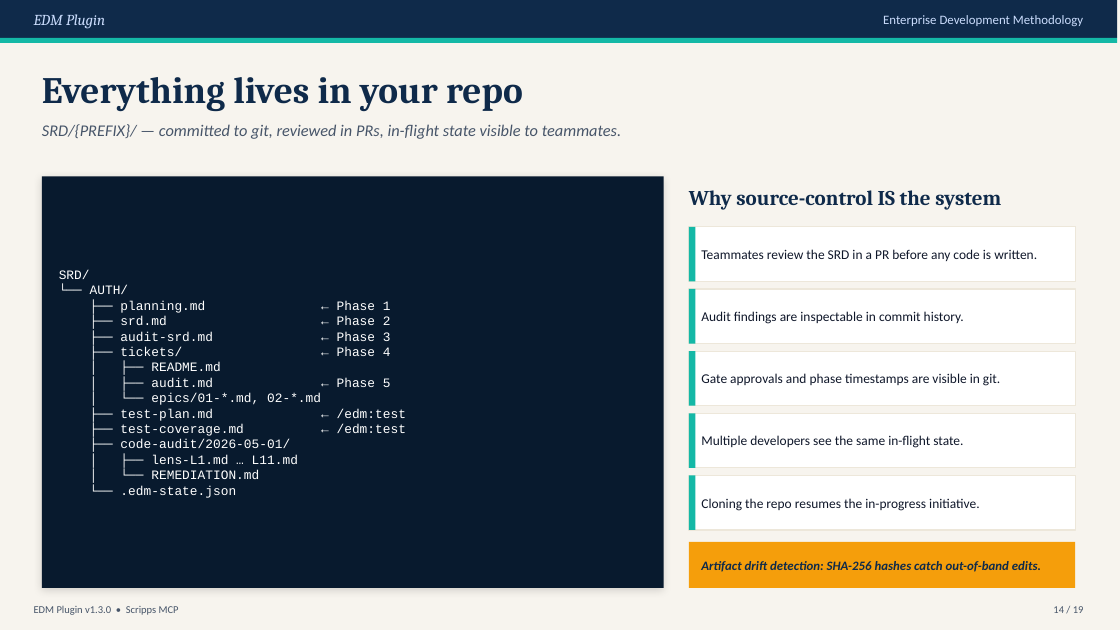
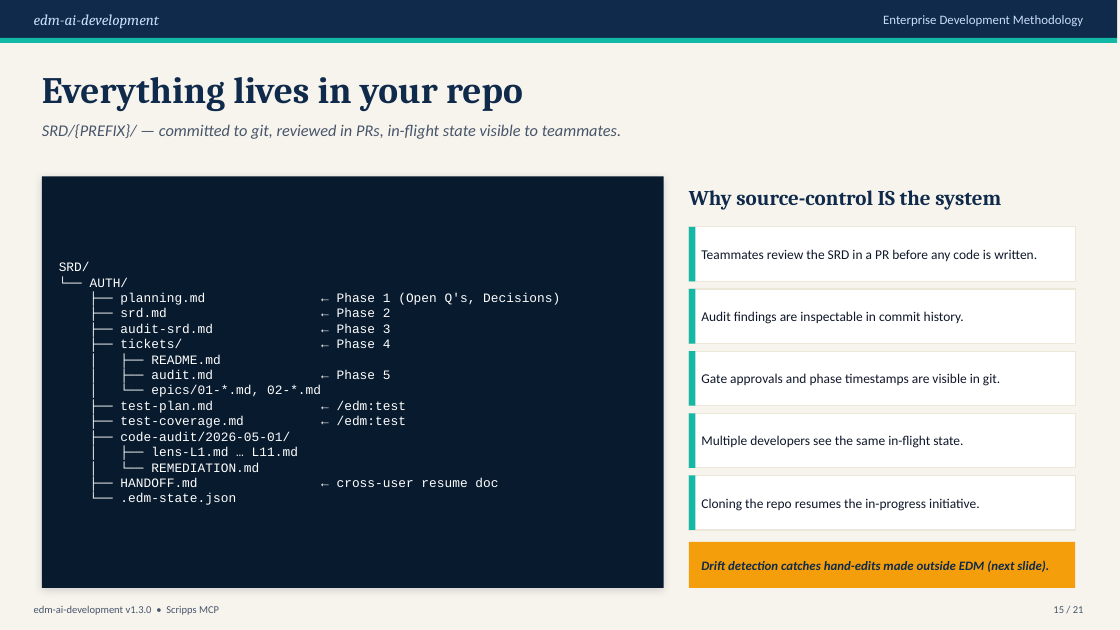
Before and after one commit to ewscripps/marketplace, a slide deck: slide 15 of plugins/edm-ai-development/EDM_Plugin_Presentation.pptx (slide 14 before the commit). Drawn at 1120x630 pixels with LibreOffice and Linux fonts; fonts in the diff are those of the drawing. Boxes give left, top, right and bottom in pixels: in the first picture for what was removed or moved away, otherwise in the second. Text is boxed around its words. In the diff, an @@ line names an element or a change of style, - is before the commit and + after.

Commit message:
docs: 📚 update presentation and user guide for EDM plugin

```diff
--- a/plugins/edm-ai-development/EDM_Plugin_Presentation.pptx
+++ b/plugins/edm-ai-development/EDM_Plugin_Presentation.pptx
@@ text at (34, 14, 160, 29): text changed @@
-EDM Plugin
+edm-ai-development
@@ text at (120, 293, 560, 305): text changed @@
-├── planning.md ← Phase 1
+├── planning.md ← Phase 1 (Open Q's, Decisions)
@@ text at (120, 478, 498, 487): paragraph added @@
+├── HANDOFF.md ← cross-user resume doc
@@ text at (701, 560, 1049, 572): text changed @@
-Artifact drift detection: SHA-256 hashes catch out-of-band edits.
+Drift detection catches hand-edits made outside EDM (next slide).
@@ text at (34, 606, 219, 615): text changed @@
-EDM Plugin v1.3.0 • Scripps MCP
+edm-ai-development v1.3.0 • Scripps MCP
@@ text at (1053, 606, 1084, 613): text changed @@
-14 / 19
+15 / 21
```
Also in this commit, not shown: 17 other slides changed, 2 slides added, 1 other file.
